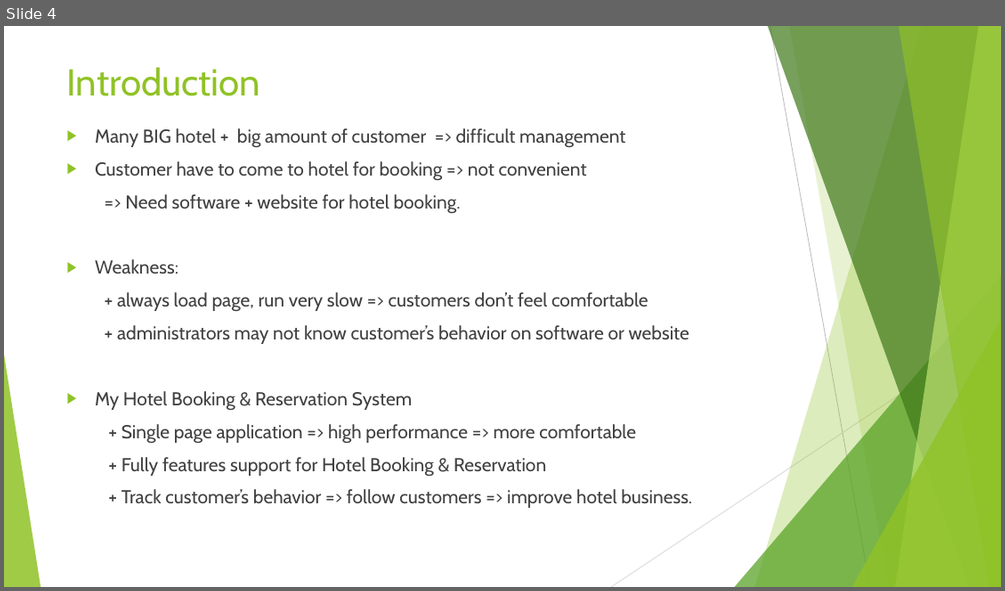
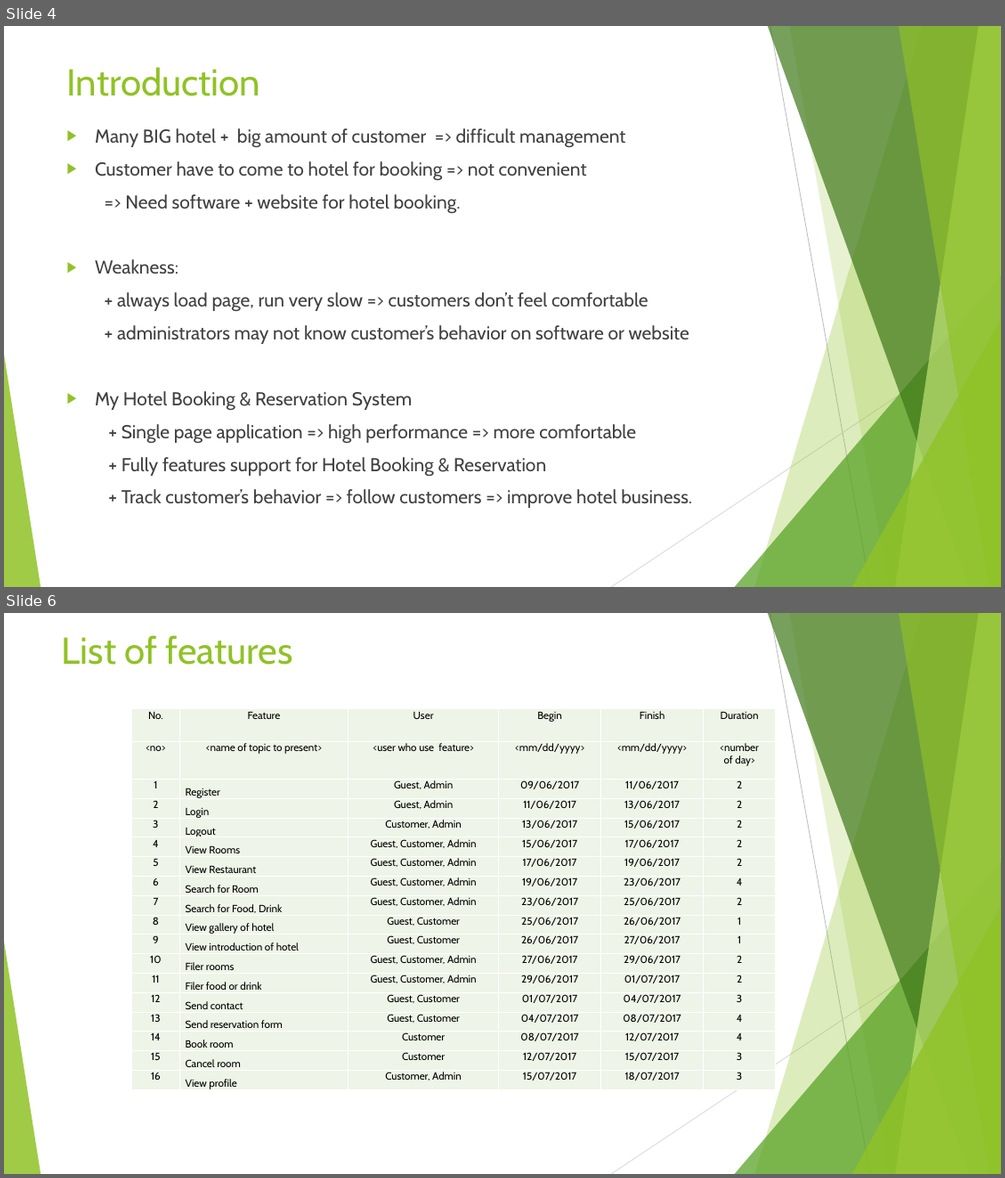
Before and after one commit to dohungcuongdev/thesis-in-process, a slide deck: thesis present.pptx. Shown one above the other, each under a label of ours: slide 4 before the commit, slides 4 and 6 after it; the slides between them are not shown. The pictures are 1005x591 and 1005x1178 pixels, drawn with LibreOffice and Linux fonts; fonts in the diff are those of the drawing. Boxes give left, top, right and bottom in pixels: in the first picture for what was removed or moved away, otherwise in the second. Text is boxed around its words. In the diff, an @@ line names an element or a change of style, - is before the commit and + after.

Commit message:
edit User Case and power point

```diff
--- a/thesis present.pptx
+++ b/thesis present.pptx
@@ slide 6 added at (4, 613, 1001, 1174), background #FFFFFF; not listed: 10 template elements that a slide beside it also shows @@
@@ title added at (62, 635, 293, 665), 36 pt, text #90C226 @@
+List of features
@@ table added at (132, 708, 776, 1093), 18 rows, 6 columns @@
+No. | Feature | User | Begin | Finish | Duration
+<no> | <name of topic to present> | <user who use feature> | <mm/dd/yyyy> | <mm/dd/yyyy> | <number / of day>
+1 | Register | Guest, Admin | 09/06/2017 | 11/06/2017 | 2
+2 | Login | Guest, Admin | 11/06/2017 | 13/06/2017 | 2
+3 | Logout | Customer, Admin | 13/06/2017 | 15/06/2017 | 2
+4 | View Rooms | Guest, Customer, Admin | 15/06/2017 | 17/06/2017 | 2
+5 | View Restaurant | Guest, Customer, Admin | 17/06/2017 | 19/06/2017 | 2
+6 | Search for Room | Guest, Customer, Admin | 19/06/2017 | 23/06/2017 | 4
+7 | Search for Food, Drink | Guest, Customer, Admin | 23/06/2017 | 25/06/2017 | 2
+8 | View gallery of hotel | Guest, Customer | 25/06/2017 | 26/06/2017 | 1
+9 | View introduction of hotel | Guest, Customer | 26/06/2017 | 27/06/2017 | 1
+10 | Filer rooms | Guest, Customer, Admin | 27/06/2017 | 29/06/2017 | 2
+11 | Filer food or drink | Guest, Customer, Admin | 29/06/2017 | 01/07/2017 | 2
+12 | Send contact | Guest, Customer | 01/07/2017 | 04/07/2017 | 3
+13 | Send reservation form | Guest, Customer | 04/07/2017 | 08/07/2017 | 4
+14 | Book room | Customer | 08/07/2017 | 12/07/2017 | 4
+15 | Cancel room | Customer | 12/07/2017 | 15/07/2017 | 3
+16 | View profile | Customer, Admin | 15/07/2017 | 18/07/2017 | 3
```
Also in this commit, not shown: 2 slides changed, 1 other slide added, 2 other files.
